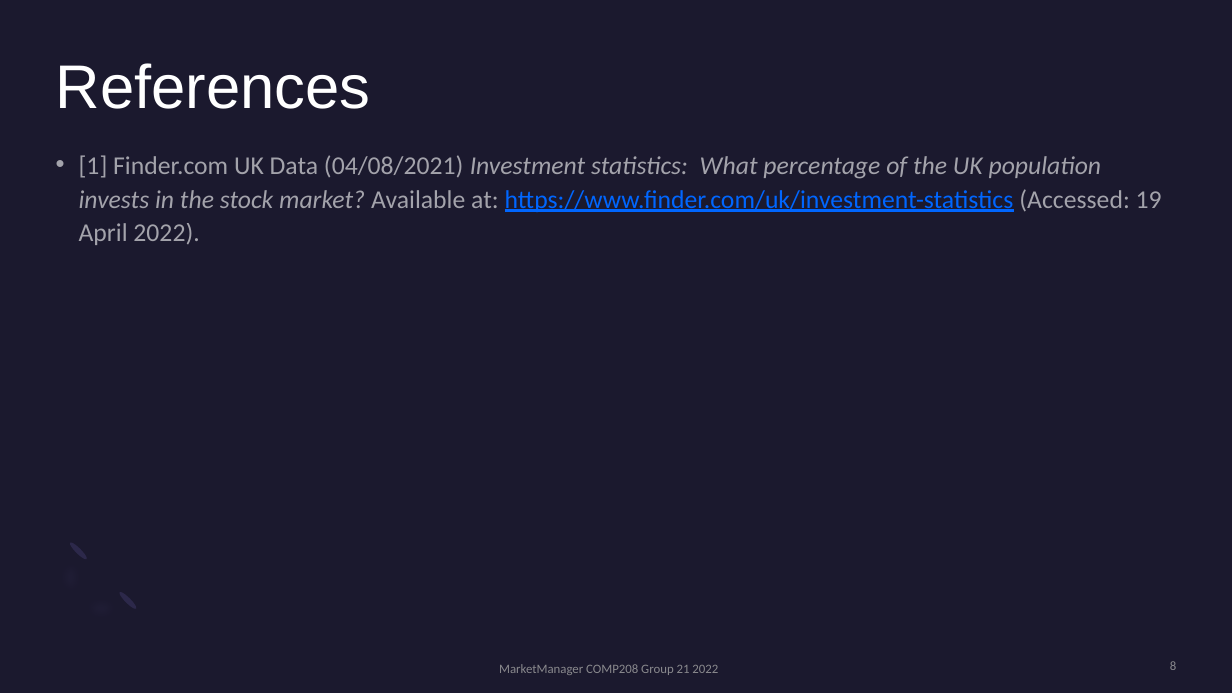
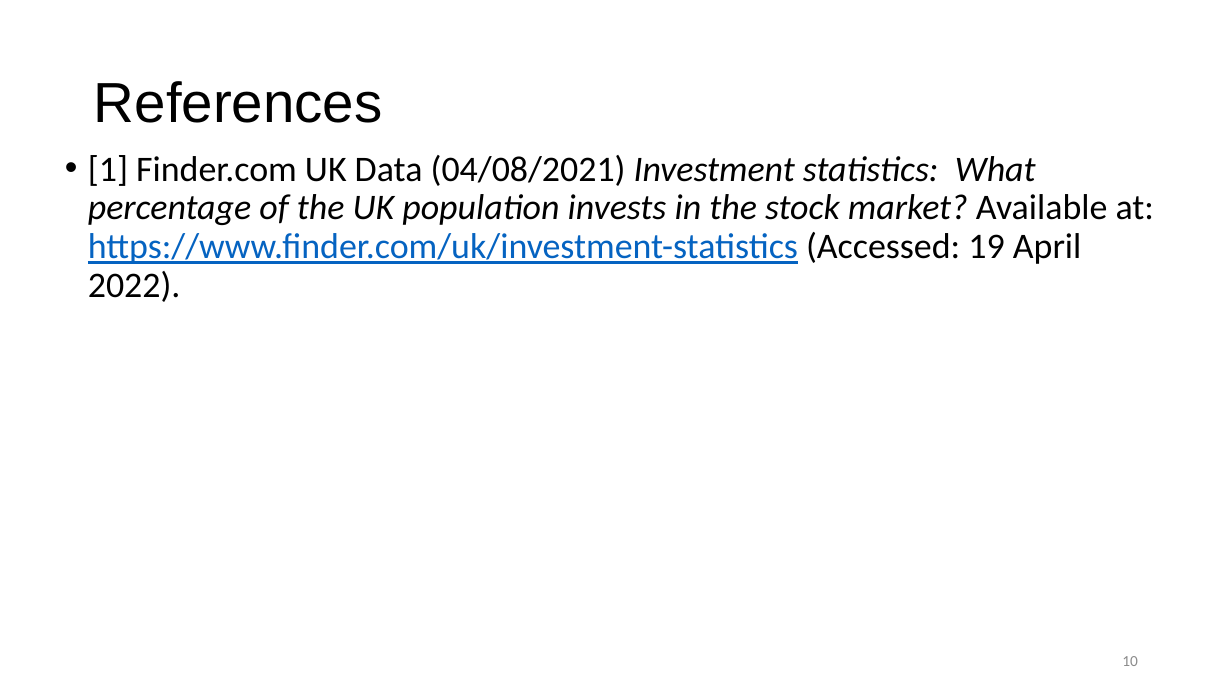
Before and after one commit to jash2002/MarketManager, a slide deck: slide 10 of docs/MarketManager Presentation.pptx (slide 8 before the commit). Drawn at 1232x693 pixels with LibreOffice and Linux fonts; fonts in the diff are those of the drawing. Boxes give left, top, right and bottom in pixels: in the first picture for what was removed or moved away, otherwise in the second. Text is boxed around its words. In the diff, an @@ line names an element or a change of style, - is before the commit and + after.

```diff
--- a/docs/MarketManager Presentation.pptx
+++ b/docs/MarketManager Presentation.pptx
@@ background #1B192E to #FFFFFF @@
@@ title "References": place and size @@
-title "References" at (56,63,371,109)
+title "References" at (94,81,383,123)
@@ title "References" at (94,81,383,123): size 48 to 44 pt, text colour #FFFFFF to #000000; vertical alignment top to middle @@
@@ text "[1] Finder.com UK Data (04/08/2021) ..." at (88,155,1154,302): size 20 to 28 pt; text colour #FFFFFF at 60% opacity to #000000 in "[1] Finder.com UK Data (04/08/2021) Investment statistics: ..."; text colour #0066FF to #0563C1 in "https://www.finder.com/uk/investment-statistics"; line spacing 1.1 to 0.9; less space between paragraphs @@
@@ freeform shape removed at (36,538,140,642) @@
@@ ellipse removed at (68,540,89,561) @@
@@ ellipse removed at (117,590,138,611) @@
@@ page number at (1122,656,1138,666): text changed; size 10 to 12 pt; text colour #A6A6A6 at 80% opacity to #8C8C8C @@
-8
+10
@@ text removed at (499,664,718,675) @@
-MarketManager COMP208 Group 21 2022
```
Also in this commit, not shown: 7 other slides changed, 2 slides added, 4 other files.
